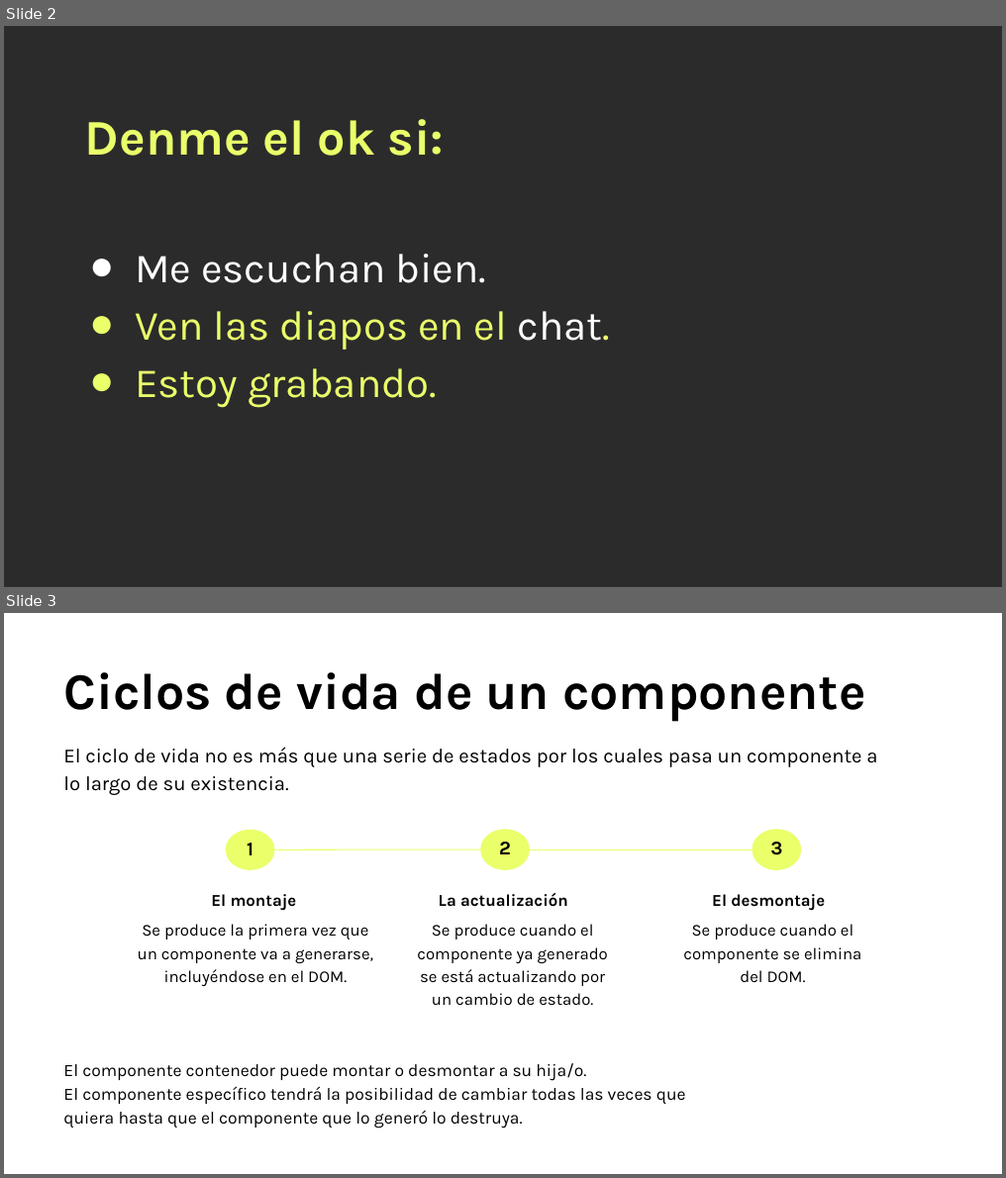
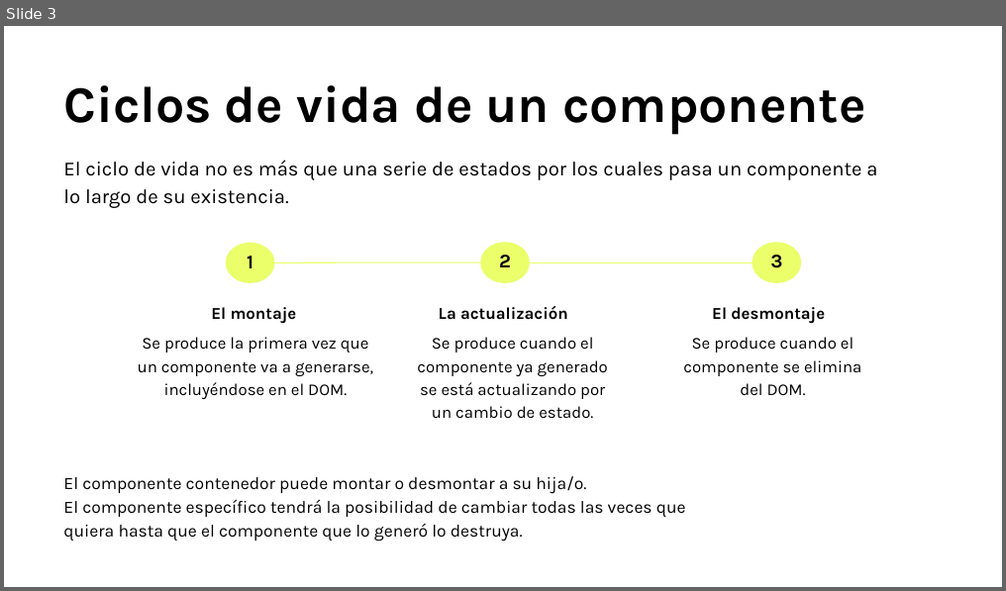
Before and after one commit to Arturogrottoli/Project-React-Js, a slide deck: Clase03/React 3 v.end.pptx. Shown one above the other, each under a label of ours: slides 2 and 3 before the commit, slide 3 after it. The pictures are 1006x1178 and 1006x591 pixels, drawn with LibreOffice and Linux fonts; fonts in the diff are those of the drawing; background and template pictures are left out; a plain dark background stands for a picture behind light text. Boxes give left, top, right and bottom in pixels: in the first picture for what was removed or moved away, otherwise in the second. Text is boxed around its words. In the diff, an @@ line names an element or a change of style, - is before the commit and + after.

```diff
--- a/Clase03/React 3 v.end.pptx
+++ b/Clase03/React 3 v.end.pptx
@@ slide 2 removed at (4, 26, 1002, 587), background picture (left out) @@
@@ text removed at (85, 119, 610, 408) @@
-Denme el ok si:
-● Me escuchan bien.
-● Ven las diapos en el chat.
-● Estoy grabando.
```
Also in this commit, not shown: 1 slide changed, 1 slide added, 1 other file.
